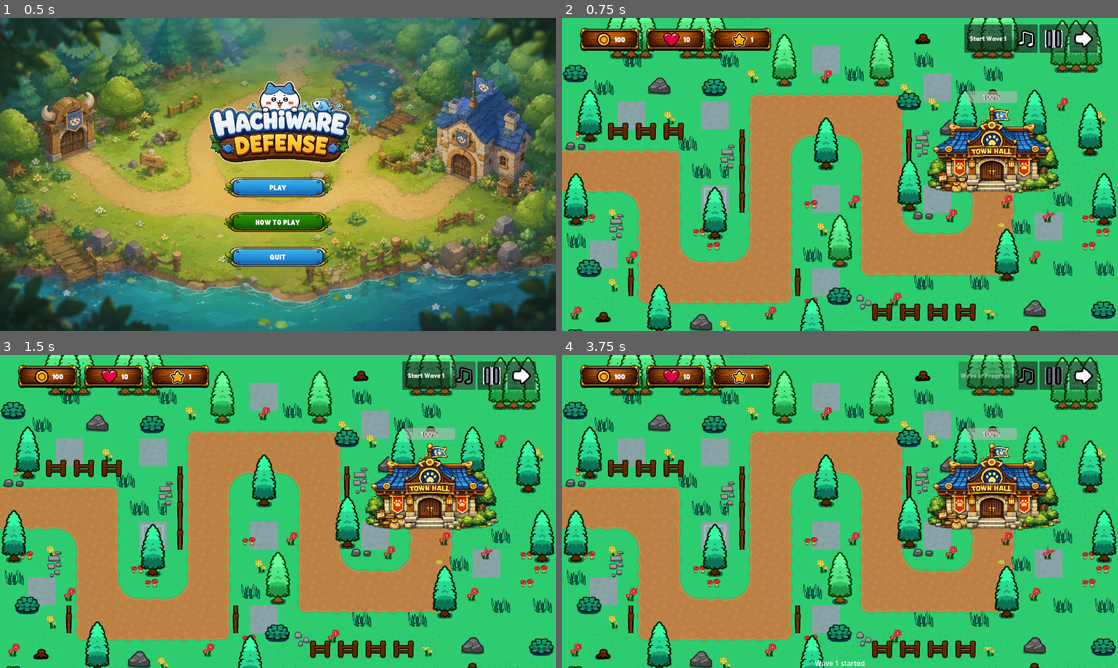
Above: before the commit, frames 1-4 (two rows, left to right).
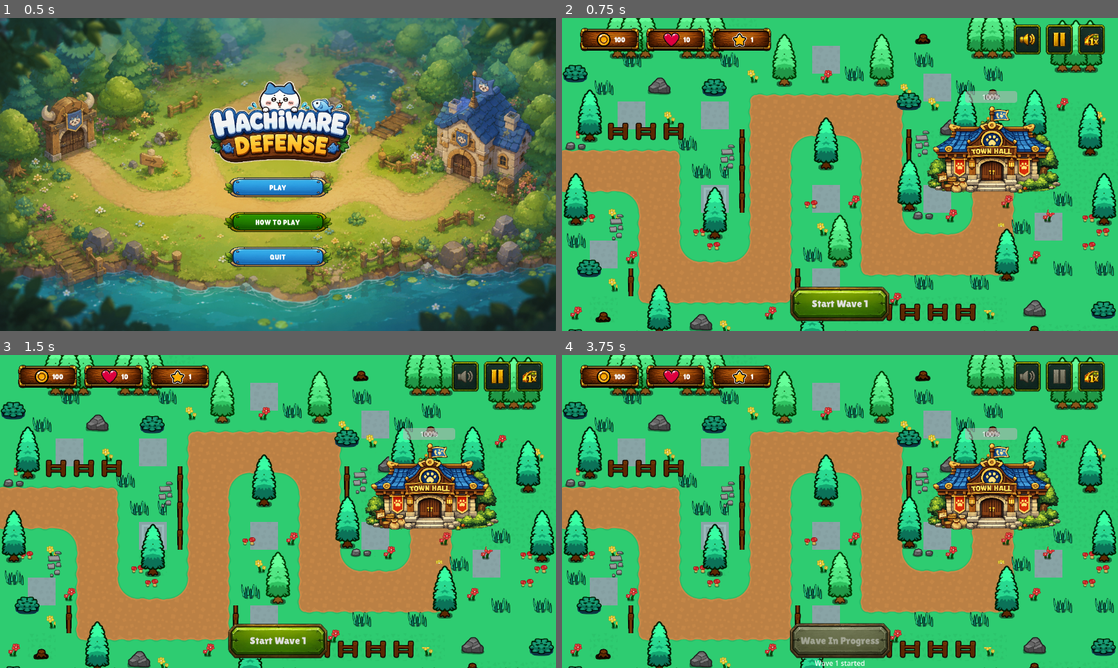
Above: after the commit, the same moments.

Repository: kenjiakira/godot-tower-defense
Game: Godot game, scene res://scenes/main_menu.tscn
The game is run twice, just before and just after one commit, with the same random seed, the same clock (stepped at 60 frames per second) and the same inputs.
Inputs (mouse positions are in pixels of both pictures, inside the frame that each line leads up to; where the layout moved, square brackets give the same spot in the first picture):
- Up to frame 1 (0.5 s): no input
- Up to frame 2 (0.75 s): click "PLAY" at 0.5 s
- Up to frame 3 (1.5 s): click (467, 376) [461, 376] at 1.25 s
- Up to frame 4 (3.75 s): click (1056, 376) [1051, 376] at 2 s; click (1090, 376) [1084, 376] at 2.75 s; click "Start Wave 1" at 3.5 s

Frame 1 is identical in both runs. In frame 2, 4.1% of the frame differs, in the area x 41-98%, y 2-97%; in frame 3, 4.1%; in frame 4, 4.2%.

Commit message:
Update UI elements and resources for tower selection and gameplay controls
- Replaced existing button textures with new icons for sound, pause, and speed controls in the main scene.
- Adjusted layout and anchoring for the TowerSelectPanel to improve UI responsiveness.
- Updated Main script to utilize new resource paths for button icons and streamline button press handling.
- Added new style box textures for buttons to enhance visual consistency.

Diff:
--- a/scenes/main.tscn
+++ b/scenes/main.tscn
@@ -26,15 +26,20 @@
 [ext_resource type="Texture2D" uid="uid://dept8m0uieqkk" path="res://assets/ui/bg_topbar.png" id="12_yq6so"]
 [ext_resource type="Texture2D" uid="uid://v5p0j21swmm2" path="res://assets/ui/bg_wood.png" id="13_fv21b"]
 [ext_resource type="Texture2D" uid="uid://dao24lanes6w5" path="res://assets/ui/wave_icon.png" id="14_y6deb"]
-[ext_resource type="Texture2D" uid="uid://dhu3twwvffgkl" path="res://assets/ui/button/sound_button.png" id="17_tel4y"]
-[ext_resource type="Texture2D" uid="uid://nm68yk1gvfwc" path="res://assets/ui/button/pause.png" id="18_qkpxi"]
+[ext_resource type="Texture2D" uid="uid://dyqx63ctt7ylm" path="res://assets/ui/button/right_stats_bg.png" id="16_bu4jf"]
+[ext_resource type="Texture2D" uid="uid://12u5kf8d715" path="res://assets/ui/right_topbar_icon/pause.png" id="16_rt_pause"]
+[ext_resource type="Texture2D" uid="uid://ds0ch6ex1ruw0" path="res://assets/ui/right_topbar_icon/speed_1x.png" id="16_rt_speed_1x"]
+[ext_resource type="Texture2D" uid="uid://bwj6wtcie7cvb" path="res://assets/ui/right_topbar_icon/volume.png" id="16_rt_volume"]
 [ext_resource type="AudioStream" uid="uid://bvysy5vig52cf" path="res://assets/sounds/base_hit.mp3" id="19_0ld40"]
-[ext_resource type="Texture2D" uid="uid://btvtko6m5hy6t" path="res://assets/ui/button/speed_button.png" id="19_5q0nq"]
 [ext_resource type="Texture2D" uid="uid://b83pt17llk5ha" path="res://assets/ui/bg_town_update.png" id="19_dgi5k"]
+[ext_resource type="Theme" uid="uid://bvca2qly1f0ii" path="res://themes/lilitaone_font.tres" id="19_ty1g6"]
+[ext_resource type="Texture2D" uid="uid://c7var8wkmc2ow" path="res://assets/ui/button/wave_button.png" id="19_vc5cj"]
 [ext_resource type="Texture2D" uid="uid://c07ss2jeam37a" path="res://assets/ui/button/green_button.png" id="20_5q0nq"]
 [ext_resource type="Script" uid="uid://46qe6jekofb2" path="res://scripts/CameraShake.gd" id="20_gqmmt"]
 [ext_resource type="FontFile" uid="uid://catsr7ya8oo8v" path="res://assets/fonts/Fredoka_Condensed-Bold.ttf" id="20_j8jky"]
+[ext_resource type="Texture2D" uid="uid://crcib5mq22xaj" path="res://assets/ui/button/wave_button_hover.png" id="20_nvyfr"]
 [ext_resource type="Texture2D" uid="uid://1k26vxv5kjsm" path="res://assets/ui/button/orange_button.png" id="21_dgi5k"]
+[ext_resource type="Texture2D" uid="uid://2ew5tv6txmja" path="res://assets/ui/button/wave_button_disable.png" id="22_j2jfr"]
 [ext_resource type="PackedScene" uid="uid://bwaaq8ih7mpk3" path="res://scenes/town_hall.tscn" id="25_og1vs"]
 [ext_resource type="Script" uid="uid://b1s5au0vgmov6" path="res://scripts/AudioManager.gd" id="26_2wyq8"]
 [ext_resource type="Script" uid="uid://bkhtf7m88mnq3" path="res://scripts/BuildManager.gd" id="27_2f3dj"]
@@ -916,6 +921,28 @@
 }
 point_count = 7
 
+[sub_resource type="StyleBoxTexture" id="StyleBoxTexture_o7ddy"]
+content_margin_left = 10.0
+content_margin_top = 10.0
+content_margin_right = 10.0
+content_margin_bottom = 10.0
+texture = ExtResource("16_bu4jf")
+
+[sub_resource type="StyleBoxTexture" id="StyleBoxTexture_nvyfr"]
+texture = ExtResource("19_vc5cj")
+
+[sub_resource type="StyleBoxTexture" id="StyleBoxTexture_ty1g6"]
+texture = ExtResource("19_vc5cj")
+
+[sub_resource type="StyleBoxTexture" id="StyleBoxTexture_j2jfr"]
+texture = ExtResource("20_nvyfr")
+
+[sub_resource type="StyleBoxTexture" id="StyleBoxTexture_bu4jf"]
+texture = ExtResource("22_j2jfr")
+
+[sub_resource type="StyleBoxTexture" id="StyleBoxTexture_bjg73"]
+texture = ExtResource("22_j2jfr")
+
 [sub_resource type="StyleBoxTexture" id="StyleBoxTexture_muem4"]
 content_margin_left = 20.0
 content_margin_top = 20.0
@@ -1209,89 +1236,118 @@
 anchors_preset = 1
 anchor_left = 1.0
 anchor_right = 1.0
-offset_left = -250.0
-offset_top = 15.0
-offset_right = -47.0
-offset_bottom = 80.0
+offset_left = -242.0
+offset_top = 14.0
+offset_right = -28.0
+offset_bottom = 86.0
 grow_horizontal = 0
 mouse_filter = 0
+theme_override_constants/separation = 10
 alignment = 1
 
-[node name="StartWaveButton" type="Button" parent="UI/TopBar/RightButtons"]
-custom_minimum_size = Vector2(110, 48)
+[node name="SoundButton" type="Button" parent="UI/TopBar/RightButtons" unique_id=386131159]
+custom_minimum_size = Vector2(64, 64)
 layout_mode = 2
-theme_override_font_sizes/font_size = 16
-text = "Start Wave"
-
-[node name="SoundButton" type="Button" parent="UI/TopBar/RightButtons" unique_id=386131159]
-custom_minimum_size = Vector2(55, 65)
-layout_mode = 2
+theme_override_styles/normal = SubResource("StyleBoxTexture_o7ddy")
+theme_override_styles/pressed = SubResource("StyleBoxTexture_o7ddy")
+theme_override_styles/hover = SubResource("StyleBoxTexture_o7ddy")
+theme_override_styles/disabled = SubResource("StyleBoxTexture_o7ddy")
 
 [node name="Icon" type="TextureRect" parent="UI/TopBar/RightButtons/SoundButton" unique_id=124161826]
-custom_minimum_size = Vector2(30, 30)
+custom_minimum_size = Vector2(28, 28)
 layout_mode = 1
 anchors_preset = 8
 anchor_left = 0.5
 anchor_top = 0.5
 anchor_right = 0.5
 anchor_bottom = 0.5
-offset_left = -20.0
-offset_top = -20.0
-offset_right = 20.0
-offset_bottom = 20.0
+offset_left = -16.0
+offset_top = -16.0
+offset_right = 16.0
+offset_bottom = 16.0
 grow_horizontal = 2
 grow_vertical = 2
 mouse_filter = 2
-texture = ExtResource("17_tel4y")
+texture = ExtResource("16_rt_volume")
 expand_mode = 3
 stretch_mode = 6
 
 [node name="PauseButton" type="Button" parent="UI/TopBar/RightButtons" unique_id=2103235261]
 process_mode = 3
-custom_minimum_size = Vector2(65, 65)
+custom_minimum_size = Vector2(64, 64)
 layout_mode = 2
+theme_override_styles/normal = SubResource("StyleBoxTexture_o7ddy")
+theme_override_styles/pressed = SubResource("StyleBoxTexture_o7ddy")
+theme_override_styles/hover = SubResource("StyleBoxTexture_o7ddy")
+theme_override_styles/disabled = SubResource("StyleBoxTexture_o7ddy")
 
 [node name="Icon" type="TextureRect" parent="UI/TopBar/RightButtons/PauseButton" unique_id=1536133708]
-custom_minimum_size = Vector2(30, 30)
+custom_minimum_size = Vector2(28, 28)
 layout_mode = 1
 anchors_preset = 8
 anchor_left = 0.5
 anchor_top = 0.5
 anchor_right = 0.5
 anchor_bottom = 0.5
-offset_left = -20.0
-offset_top = -20.0
-offset_right = 20.0
-offset_bottom = 20.0
+offset_left = -16.0
+offset_top = -16.0
+offset_right = 16.0
+offset_bottom = 16.0
 grow_horizontal = 2
 grow_vertical = 2
 mouse_filter = 2
-texture = ExtResource("18_qkpxi")
+texture = ExtResource("16_rt_pause")
 expand_mode = 3
 stretch_mode = 6
 
 [node name="SpeedButton" type="Button" parent="UI/TopBar/RightButtons" unique_id=1034967129]
-custom_minimum_size = Vector2(65, 65)
+custom_minimum_size = Vector2(64, 64)
 layout_mode = 2
+theme_override_styles/normal = SubResource("StyleBoxTexture_o7ddy")
+theme_override_styles/pressed = SubResource("StyleBoxTexture_o7ddy")
+theme_override_styles/hover = SubResource("StyleBoxTexture_o7ddy")
+theme_override_styles/disabled = SubResource("StyleBoxTexture_o7ddy")
 
 [node name="Icon" type="TextureRect" parent="UI/TopBar/RightButtons/SpeedButton" unique_id=206382136]
-custom_minimum_size = Vector2(30, 30)
+custom_minimum_size = Vector2(28, 28)
 layout_mode = 1
 anchors_preset = 8
 anchor_left = 0.5
 anchor_top = 0.5
 anchor_right = 0.5
 anchor_bottom = 0.5
-offset_left = -20.0
-offset_top = -20.0
-offset_right = 20.0
-offset_bottom = 20.0
+offset_left = -16.0
+offset_top = -16.0
+offset_right = 16.0
+offset_bottom = 16.0
 grow_horizontal = 2
 grow_vertical = 2
 mouse_filter = 2
-texture = ExtResource("19_5q0nq")
-expand_mode = 3
+texture = ExtResource("16_rt_speed_1x")
+expand_mode = 1
 stretch_mode = 6
+
+[node name="StartWaveButton" type="Button" parent="UI" unique_id=1241316609]
+custom_minimum_size = Vector2(240, 90)
+anchors_preset = 7
+anchor_left = 0.5
+anchor_top = 1.0
+anchor_right = 0.5
+anchor_bottom = 1.0
+offset_left = -75.0
+offset_top = -70.0
+offset_right = 75.0
+offset_bottom = -18.0
+grow_horizontal = 2
+grow_vertical = 0
+theme = ExtResource("19_ty1g6")
+theme_override_font_sizes/font_size = 24
+theme_override_styles/normal = SubResource("StyleBoxTexture_nvyfr")
+theme_override_styles/pressed = SubResource("StyleBoxTexture_ty1g6")
+theme_override_styles/hover = SubResource("StyleBoxTexture_j2jfr")
+theme_override_styles/disabled = SubResource("StyleBoxTexture_bu4jf")
+theme_override_styles/focus = SubResource("StyleBoxTexture_bjg73")
+text = "Start Wave"
 
 [node name="TowerPanel" type="Panel" parent="UI" unique_id=46876510]
 visible = false
--- a/scenes/ui/TowerSelectPanel.tscn
+++ b/scenes/ui/TowerSelectPanel.tscn
@@ -57,29 +57,32 @@
 font_color = Color(1, 0.8980392, 0.101960786, 1)
 
 [node name="TowerSelectPanel" type="Panel" unique_id=1013373940]
-anchors_preset = 7
-anchor_left = 0.5
-anchor_top = 1.0
-anchor_right = 0.5
-anchor_bottom = 1.0
-offset_left = -260.0
-offset_top = -200.0
-offset_right = 260.0
-offset_bottom = -30.0
-grow_horizontal = 2
-grow_vertical = 0
+anchors_preset = 6
+anchor_left = 1.0
+anchor_top = 0.5
+anchor_right = 1.0
+anchor_bottom = 0.5
+offset_left = -1301.0
+offset_top = -145.0
+offset_right = -1082.0
+offset_bottom = 384.0
+grow_horizontal = 0
+grow_vertical = 2
 theme = ExtResource("1_d0qt6")
 theme_override_styles/panel = SubResource("StyleBoxTexture_bg")
 
-[node name="TowerGrid" type="HBoxContainer" parent="." unique_id=1707033707]
+[node name="TowerGrid" type="VBoxContainer" parent="." unique_id=1707033707]
 layout_mode = 0
 anchor_left = 0.5
+anchor_top = 0.5
 anchor_right = 0.5
-offset_left = -210.0
-offset_top = 60.0
-offset_right = 210.0
-offset_bottom = 160.0
-grow_horizontal = 2
+anchor_bottom = 0.5
+offset_left = -55.0
+offset_top = -215.0
+offset_right = 55.0
+offset_bottom = 215.0
+grow_horizontal = 2
+grow_vertical = 2
 alignment = 1
 
 [node name="BasicTowerBtn" type="Button" parent="TowerGrid" unique_id=1254176744]
--- a/scripts/Main.gd
+++ b/scripts/Main.gd
@@ -30,6 +30,13 @@
 var enemies_alive := 0
 
 var pending_build_spot = null
+
+const SOUND_ICON_ON = preload("res://assets/ui/right_topbar_icon/volume.png")
+const SOUND_ICON_OFF = preload("res://assets/ui/right_topbar_icon/volume_disable.png")
+const PAUSE_ICON_ON = preload("res://assets/ui/right_topbar_icon/pause.png")
+const PAUSE_ICON_OFF = preload("res://assets/ui/right_topbar_icon/pause_disable.png")
+const SPEED_ICON_1X = preload("res://assets/ui/right_topbar_icon/speed_1x.png")
+const SPEED_ICON_2X = preload("res://assets/ui/right_topbar_icon/speed_2x.png")
 
 const TOWER_COSTS = {
 	0: 50,   # BASIC
@@ -61,7 +68,7 @@
 
 	$SpawnTimer.timeout.connect(spawn_enemy)
 
-	$UI/TopBar/RightButtons/StartWaveButton.pressed.connect(_on_start_wave_button_pressed)
+	$UI/StartWaveButton.pressed.connect(_on_start_wave_button_pressed)
 	$UI/TowerPanel/UpgradeButton.pressed.connect(_on_upgrade_button_pressed)
 	$UI/TopBar/RightButtons/SoundButton.pressed.connect(_on_sound_button_pressed)
 	$UI/TopBar/RightButtons/SpeedButton.pressed.connect(_on_speed_button_pressed)
@@ -110,7 +117,7 @@
 
 
 func update_wave_button_state():
-	var start_wave_button = $UI/TopBar/RightButtons/StartWaveButton
+	var start_wave_button = $UI/StartWaveButton
 	start_wave_button.disabled = wave_in_progress or ui_manager.is_game_over_visible()
 
 	if wave_in_progress:
@@ -157,11 +164,8 @@
 	AudioServer.set_bus_mute(bus_index, not sound_enabled)
 
 	var icon = $UI/TopBar/RightButtons/SoundButton/Icon
-
-	if sound_enabled:
-		icon.modulate = Color.WHITE
-	else:
-		icon.modulate = Color(0.5, 0.5, 0.5, 1.0)
+	icon.texture = SOUND_ICON_ON if sound_enabled else SOUND_ICON_OFF
+	icon.modulate = Color.WHITE
 
 
 func _on_speed_button_pressed():
@@ -176,11 +180,8 @@
 	Engine.time_scale = game_speed
 
 	var icon = $UI/TopBar/RightButtons/SpeedButton/Icon
-
-	if game_speed == 2.0:
-		icon.modulate = Color(1.2, 1.2, 1.2, 1.0)
-	else:
-		icon.modulate = Color.WHITE
+	icon.texture = SPEED_ICON_2X if game_speed == 2.0 else SPEED_ICON_1X
+	icon.modulate = Color.WHITE
 
 
 func _on_pause_button_pressed():
@@ -188,11 +189,8 @@
 	get_tree().paused = is_paused
 
 	var icon = $UI/TopBar/RightButtons/PauseButton/Icon
-
-	if is_paused:
-		icon.modulate = Color(0.6, 0.6, 0.6, 1.0)
-	else:
-		icon.modulate = Color.WHITE
+	icon.texture = PAUSE_ICON_OFF if is_paused else PAUSE_ICON_ON
+	icon.modulate = Color.WHITE
 
 
 func spawn_enemy():
--- /dev/null
+++ b/scripts/shader/Vignette.gdshader
@@ -0,0 +1,17 @@
+shader_type canvas_item;
+
+uniform float edge_start = 0.82;
+uniform float softness = 0.22;
+uniform vec4 color : source_color = vec4(0.02, 0.015, 0.01, 0.38);
+
+void fragment() {
+    vec2 uv = UV * 2.0 - 1.0;
+
+    uv.x *= 1.45;
+
+    float d = length(uv);
+
+    float mask = smoothstep(edge_start, edge_start + softness, d);
+
+    COLOR = vec4(color.rgb, color.a * mask);
+}
Binary file added: assets/ui/button/right_stats_bg.png
Not shown, added: assets/ui/button/right_stats_bg.png.import
Binary file added: assets/ui/button/wave_button.png
Not shown, added: assets/ui/button/wave_button.png.import
Binary file added: assets/ui/button/wave_button_disable.png
Not shown, added: assets/ui/button/wave_button_disable.png.import
Binary file added: assets/ui/button/wave_button_hover.png
Not shown, added: assets/ui/button/wave_button_hover.png.import
Binary file added: assets/ui/right_topbar_icon/pause.png
Not shown, added: assets/ui/right_topbar_icon/pause.png.import
Binary file added: assets/ui/right_topbar_icon/pause_disable.png
Not shown, added: assets/ui/right_topbar_icon/pause_disable.png.import
(and 11 more such lines)
